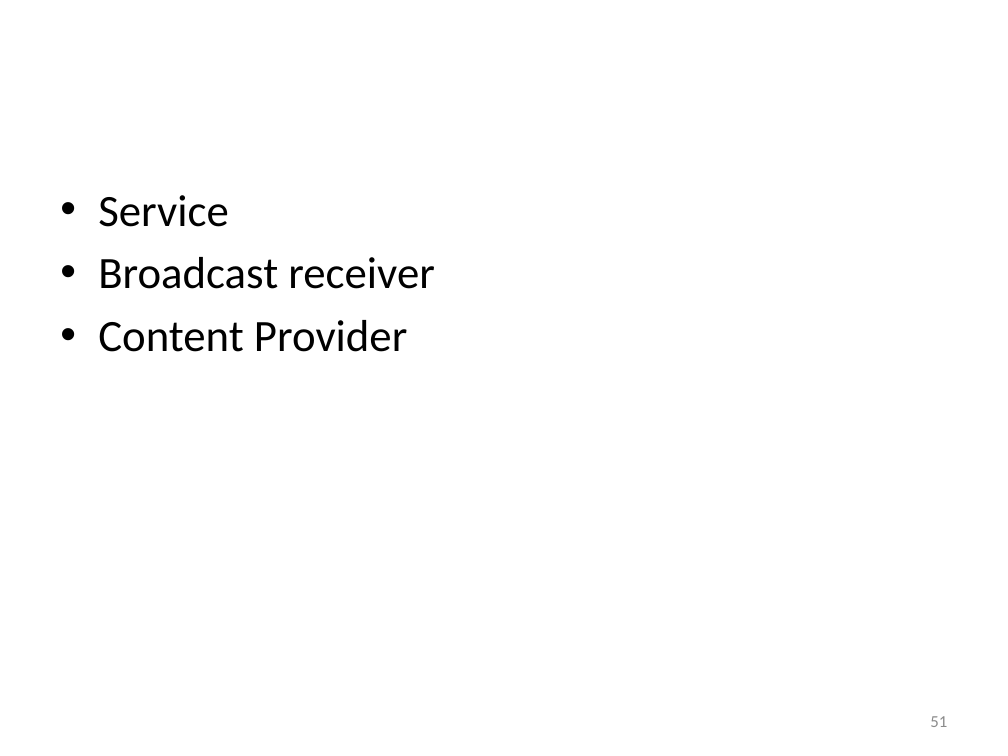
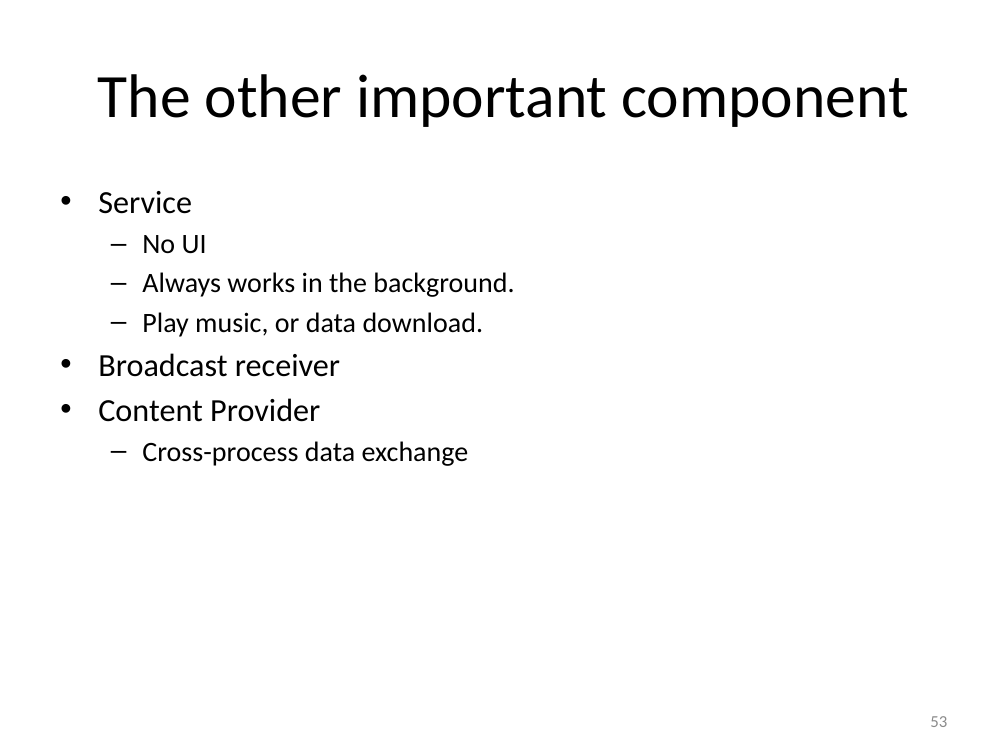
Before and after one commit to hs9021401/FIT_Android, a slide deck: slide 53 of The introduction of Android.pptx (slide 51 before the commit). Drawn at 1008x756 pixels with LibreOffice and Linux fonts; fonts in the diff are those of the drawing. Boxes give left, top, right and bottom in pixels: in the first picture for what was removed or moved away, otherwise in the second. Text is boxed around its words. In the diff, an @@ line names an element or a change of style, - is before the commit and + after.

```diff
--- a/The introduction of Android.pptx
+++ b/The introduction of Android.pptx
@@ title added at (98,74,908,127), 44 pt, text #000000 @@
+The other important component
@@ text at (98,191,340,422): size 32 to 23 pt in "Service", "Broadcast receiver", "Content Provider"; less space between paragraphs @@
@@ text at (142,235,514,337): paragraphs added @@
+  – No UI
+  – Always works in the background.
+  – Play music, or data download.
@@ text at (142,441,469,466): paragraph added @@
+  – Cross-process data exchange
@@ page number at (930,716,947,727): text changed @@
-51
+53
```
Also in this commit, not shown: 7 other slides changed, 2 slides added.
